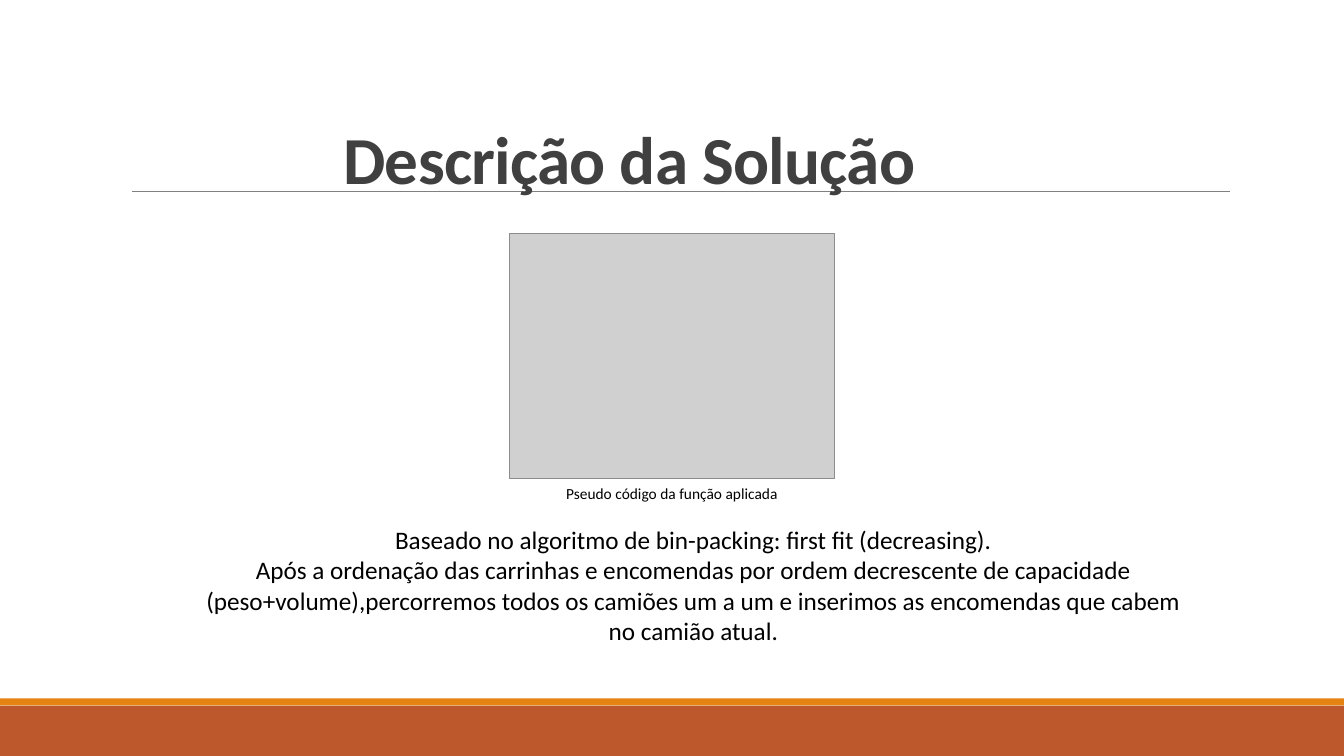
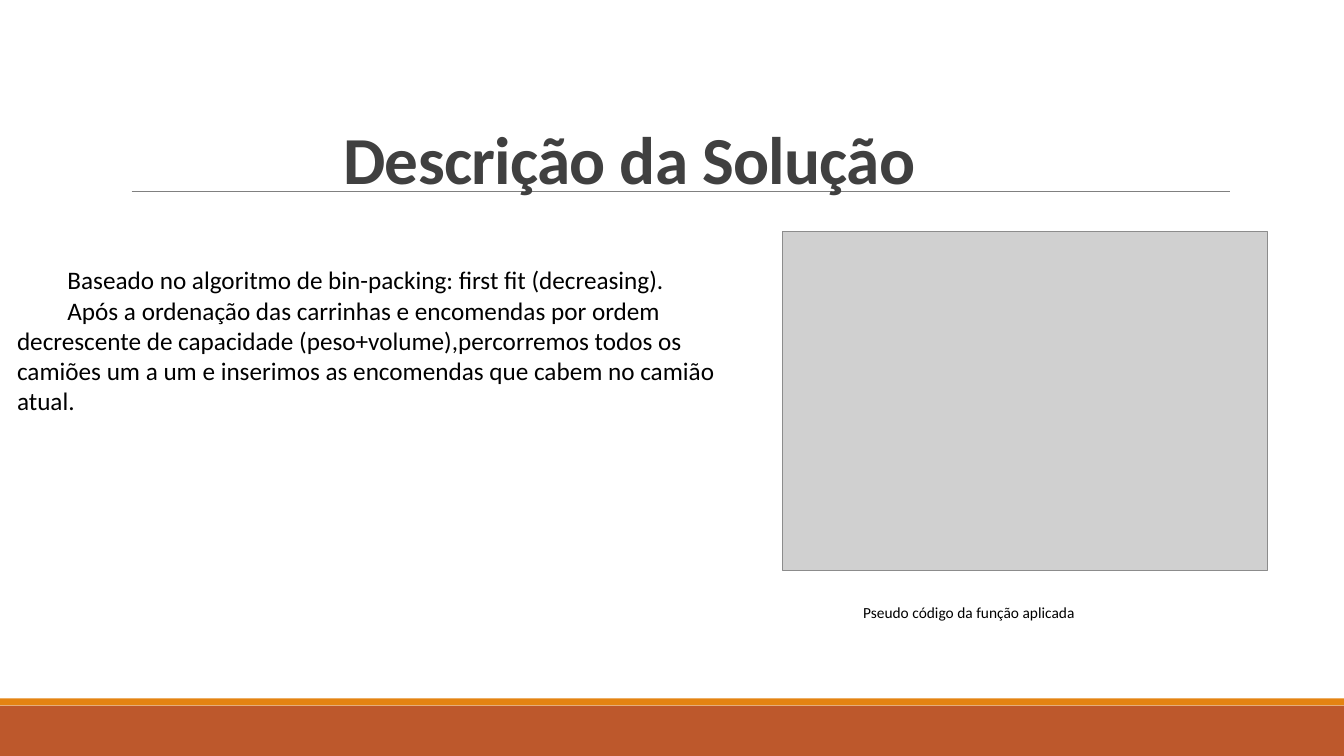
Before and after one commit to Miggs7/DA-Proj-22, a slide deck: slide 4 of Presentation/Logística Urbana para Entrega de Mercadorias.pptx. Drawn at 1344x756 pixels with LibreOffice and Linux fonts; fonts in the diff are those of the drawing; grey boxes stand for pictures. Boxes give left, top, right and bottom in pixels: in the first picture for what was removed or moved away, otherwise in the second. Text is boxed around its words. In the diff, an @@ line names an element or a change of style, - is before the commit and + after.

```diff
--- a/Presentation/Logística Urbana para Entrega de Mercadorias.pptx
+++ b/Presentation/Logística Urbana para Entrega de Mercadorias.pptx
@@ picture removed at (509,234,835,479) @@
@@ picture added at (782,232,1267,571) @@
@@ text "Baseado no algoritmo de bin-packing: ...": place and size @@
-text "Baseado no algoritmo de bin-packing: ..." at (206,530,1179,641)
+text "Baseado no algoritmo de bin-packing: ..." at (17,270,714,411)
@@ text "Baseado no algoritmo de bin-packing: ..." at (17,270,714,411): alignment centre to left @@
@@ text "Pseudo código da função aplicada": place and size @@
-text "Pseudo código da função aplicada" at (566,488,778,502)
+text "Pseudo código da função aplicada" at (863,607,1075,621)
```
Also in this commit, not shown: 5 other slides changed, 4 slides added, 1 slide removed, 9 other files.
